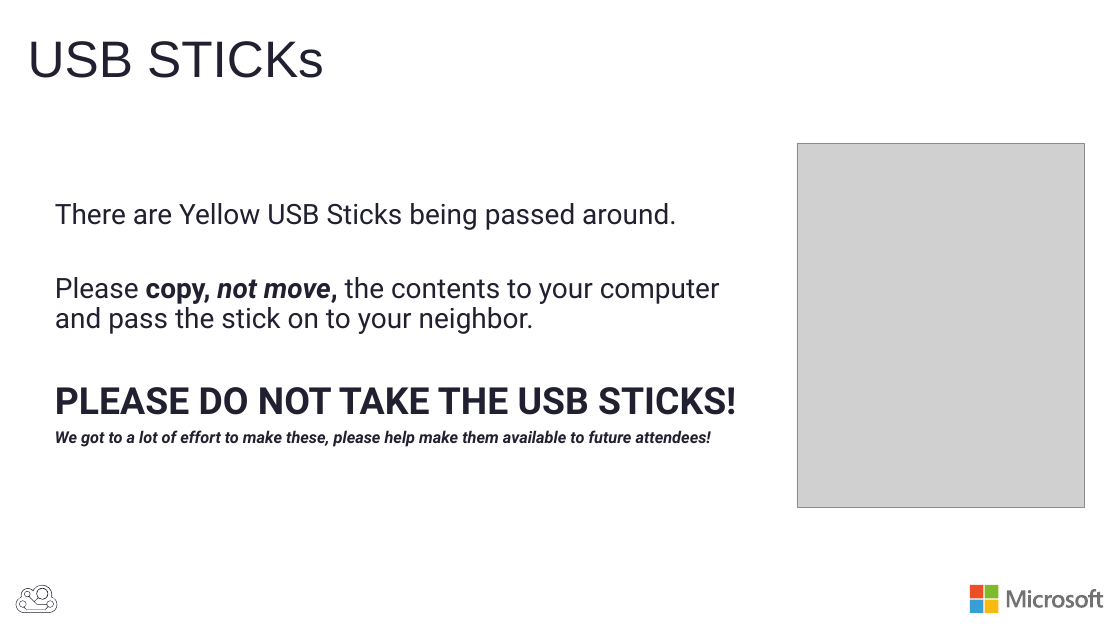
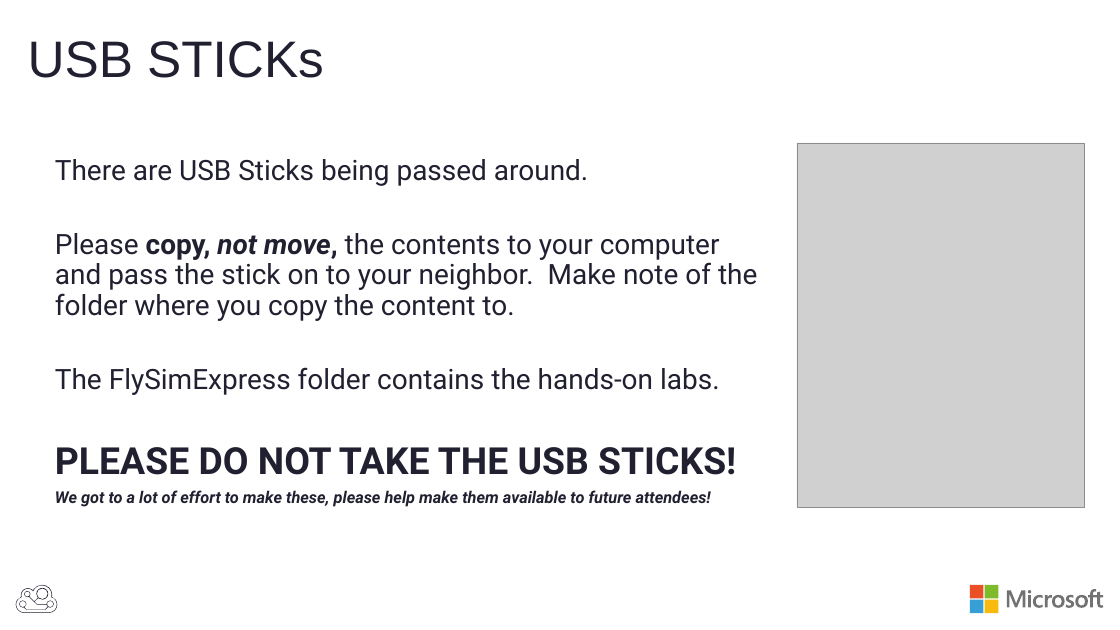
Before and after one commit to BretStateham/FlySimExpress, a slide deck: slide 1 of Slides/FlySimExpress.pptx. Drawn at 1120x630 pixels with LibreOffice and Linux fonts; fonts in the diff are those of the drawing; grey boxes stand for pictures. Boxes give left, top, right and bottom in pixels: in the first picture for what was removed or moved away, otherwise in the second. Text is boxed around its words. In the diff, an @@ line names an element or a change of style, - is before the commit and + after.

Commit message:
Fixed slides and typos

```diff
--- a/Slides/FlySimExpress.pptx
+++ b/Slides/FlySimExpress.pptx
@@ text "There are USB Sticks being ...": place and size @@
-text "There are USB Sticks being ..." at [55, 203, 736, 447]
+text "There are USB Sticks being ..." at [55, 159, 757, 507]
@@ text at [55, 159, 757, 395]: text changed @@
-There are Yellow USB Sticks being passed around.
-Please copy, not move, the contents to your computer and pass the stick on to your neighbor.
+There are USB Sticks being passed around.
+Please copy, not move, the contents to your computer and pass the stick on to your neighbor. Make note of the folder where you copy the content to.
+The FlySimExpress folder contains the hands-on labs.
```
Also in this commit, not shown: 3 other slides changed, 2 slides added, 2 slides removed, 3 other files.
